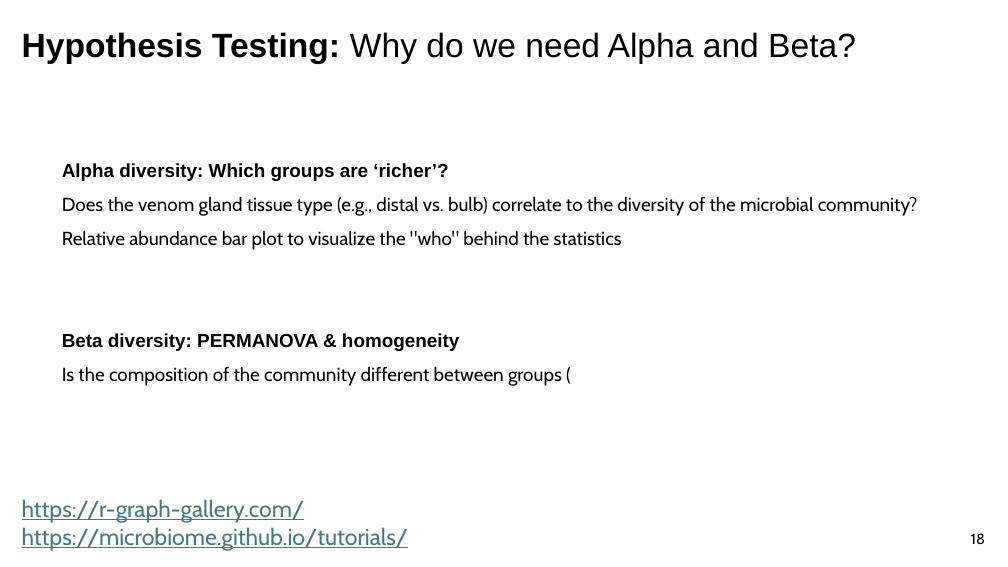
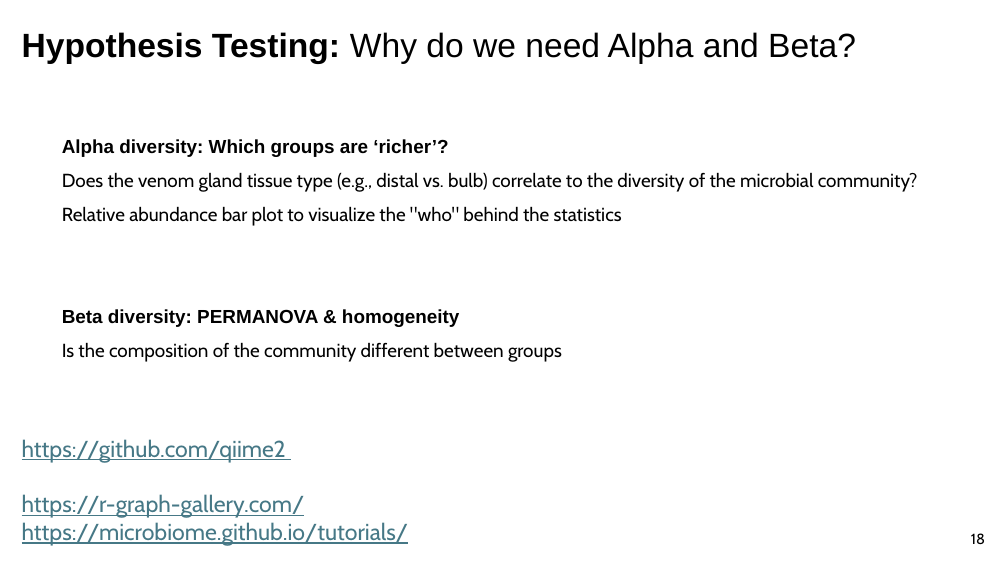
Before and after one commit to sabahzero/UPRM_QIIME2workshop, a slide deck: slide 19 of lectures/Lecture3_UlHasan.pptx. Drawn at 1008x567 pixels with LibreOffice and Linux fonts; fonts in the diff are those of the drawing. Boxes give left, top, right and bottom in pixels: in the first picture for what was removed or moved away, otherwise in the second. Text is boxed around its words. In the diff, an @@ line names an element or a change of style, - is before the commit and + after.

```diff
--- a/lectures/Lecture3_UlHasan.pptx
+++ b/lectures/Lecture3_UlHasan.pptx
@@ text "Alpha diversity: Which groups are ...": place and size @@
-text "Alpha diversity: Which groups are ..." at [62, 163, 918, 386]
+text "Alpha diversity: Which groups are ..." at [62, 139, 918, 362]
@@ text at [62, 309, 562, 362]: text changed @@
-Beta diversity: PERMANOVA & homogeneity
-Is the composition of the community different between groups (
+Beta diversity: PERMANOVA & homogeneity
+Is the composition of the community different between groups
@@ text "https://github.com/qiime2": place and size @@
-text "https://github.com/qiime2" at [22, 499, 409, 551]
+text "https://github.com/qiime2" at [22, 439, 409, 546]
@@ text at [22, 439, 286, 463]: paragraph added @@
+https://github.com/qiime2
```
Also in this commit, not shown: 2 other slides changed, 2 other files.
